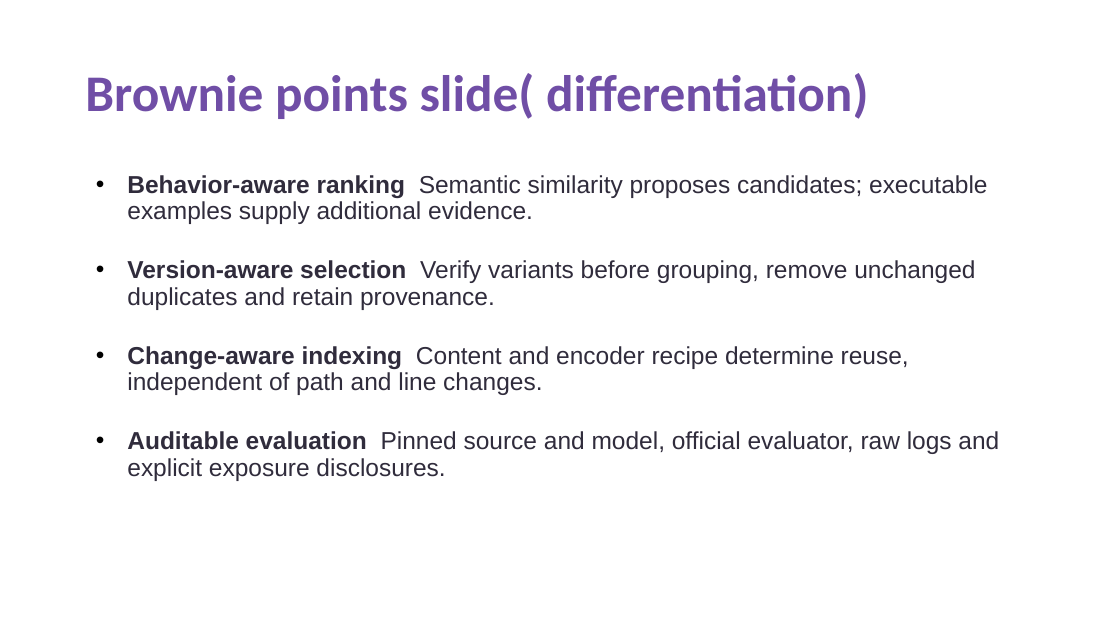
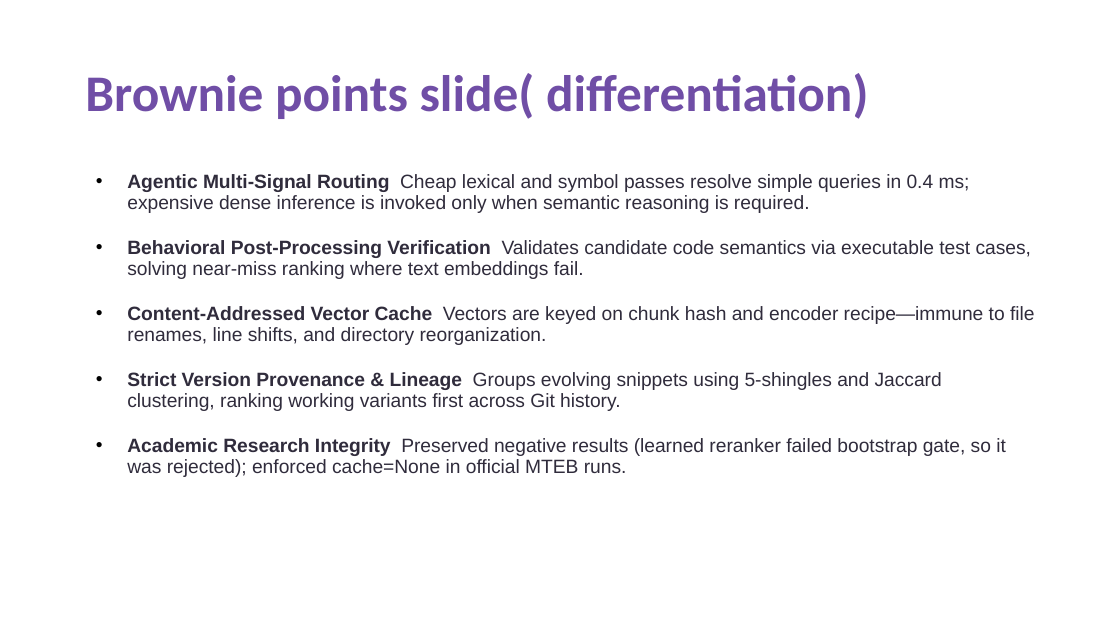
Before and after one commit to krizz711/CodeDoctor-Agentic-Semantic-and-Structural-Intelligence-for-Code-Repositories, a slide deck: slide 10 of VITV_Doctors_Submission.pptx. Drawn at 1120x630 pixels with LibreOffice and Linux fonts; fonts in the diff are those of the drawing. Boxes give left, top, right and bottom in pixels: in the first picture for what was removed or moved away, otherwise in the second. Text is boxed around its words. In the diff, an @@ line names an element or a change of style, - is before the commit and + after.

```diff
--- a/VITV_Doctors_Submission.pptx
+++ b/VITV_Doctors_Submission.pptx
@@ text at [127,174,1035,477]: text changed; size 21 to 16.5 pt @@
-• Behavior-aware ranking Semantic similarity proposes candidates; executable examples supply additional evidence.
-• Version-aware selection Verify variants before grouping, remove unchanged duplicates and retain provenance.
-• Change-aware indexing Content and encoder recipe determine reuse, independent of path and line changes.
-• Auditable evaluation Pinned source and model, official evaluator, raw logs and explicit exposure disclosures.
+• Agentic Multi-Signal Routing Cheap lexical and symbol passes resolve simple queries in 0.4 ms; expensive dense inference is invoked only when semantic reasoning is required.
+• Behavioral Post-Processing Verification Validates candidate code semantics via executable test cases, solving near-miss ranking where text embeddings fail.
+• Content-Addressed Vector Cache Vectors are keyed on chunk hash and encoder recipe—immune to file renames, line shifts, and directory reorganization.
+• Strict Version Provenance & Lineage Groups evolving snippets using 5-shingles and Jaccard clustering, ranking working variants first across Git history.
+• Academic Research Integrity Preserved negative results (learned reranker failed bootstrap gate, so it was rejected); enforced cache=None in official MTEB runs.
```
Also in this commit, not shown: 9 other slides changed, 1 slide added, 1 slide removed, 1 other file.
